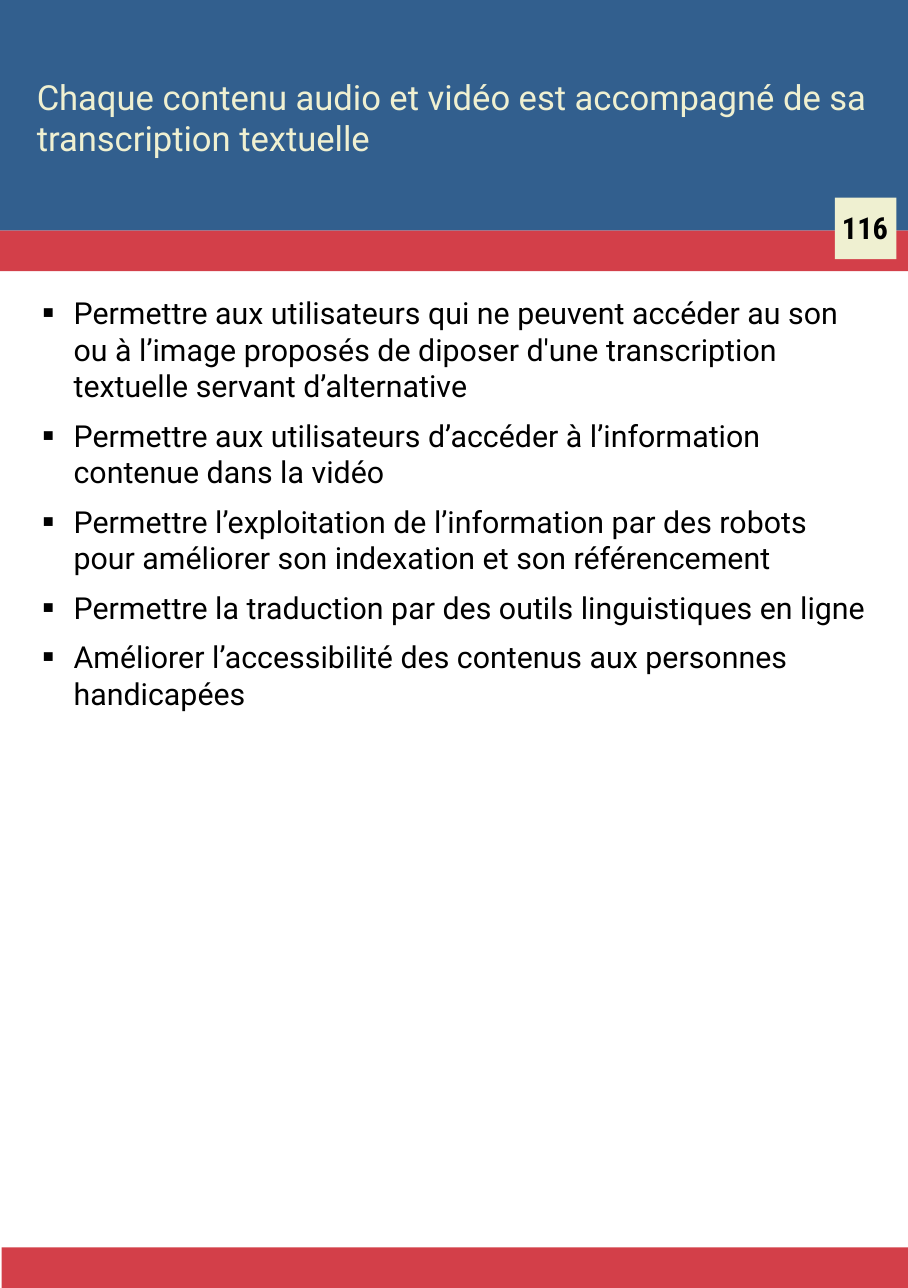
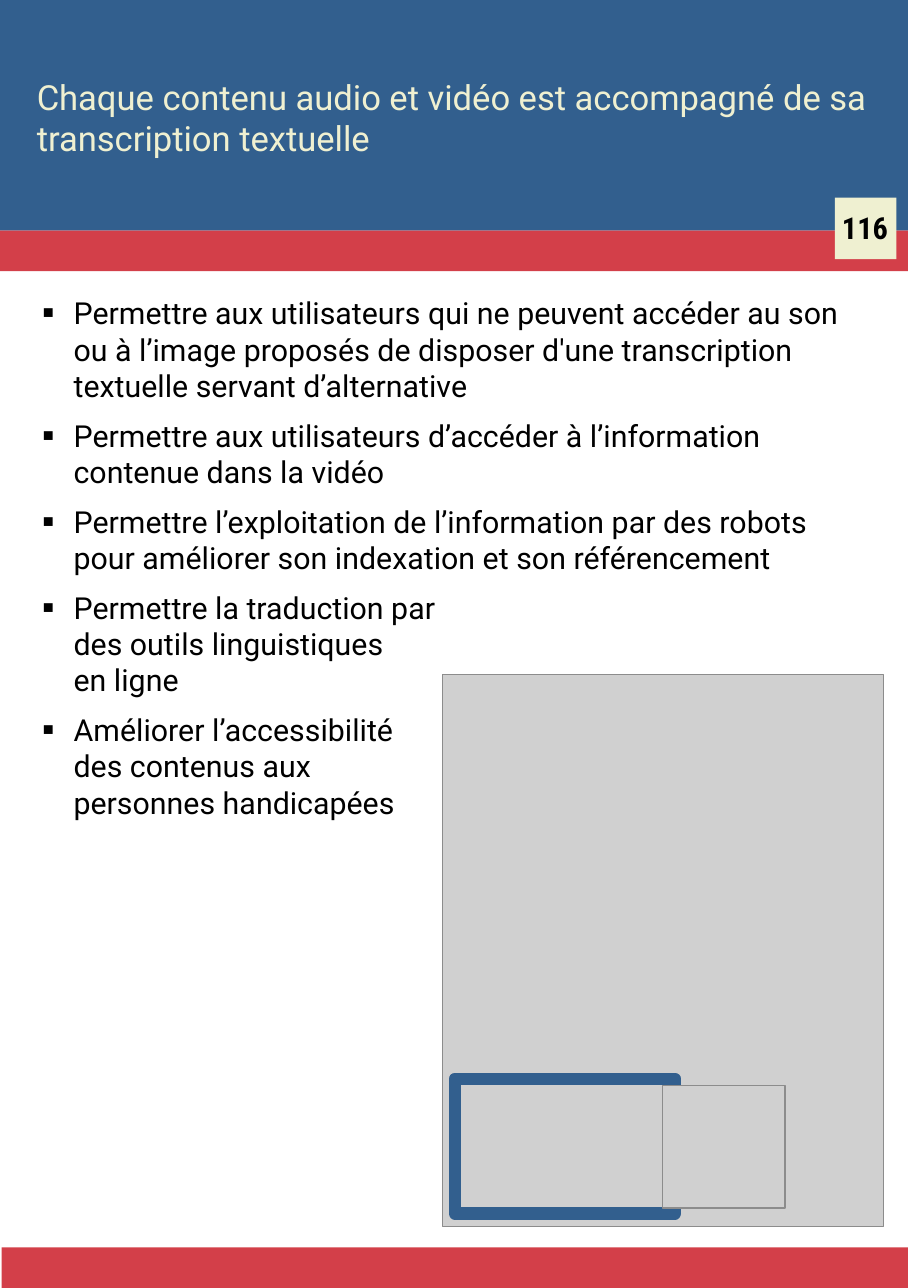
Before and after one commit to Zigazou/bonnes-pratiques-illustrees, a slide deck: slide 124 of bonnes-pratiques.odp. Drawn at 908x1288 pixels with LibreOffice and Linux fonts; fonts in the diff are those of the drawing; grey boxes stand for pictures. Boxes give left, top, right and bottom in pixels: in the first picture for what was removed or moved away, otherwise in the second. Text is boxed around its words. In the diff, an @@ line names an element or a change of style, - is before the commit and + after.

```diff
--- a/bonnes-pratiques.odp
+++ b/bonnes-pratiques.odp
@@ text at [74, 301, 838, 398]: text changed @@
-■ Permettre aux utilisateurs qui ne peuvent accéder au son ou à l’image proposés de diposer d'une transcription textuelle servant d’alternative
+■ Permettre aux utilisateurs qui ne peuvent accéder au son ou à l’image proposés de disposer d'une transcription textuelle servant d’alternative
@@ picture added at [442, 674, 883, 1226] @@
@@ rectangle added at [455, 1078, 674, 1213], outline #325F8E 5.67 pt @@
@@ picture added at [662, 1086, 785, 1209] @@
```
Also in this commit, not shown: 1 other slide changed, 8 other files.
